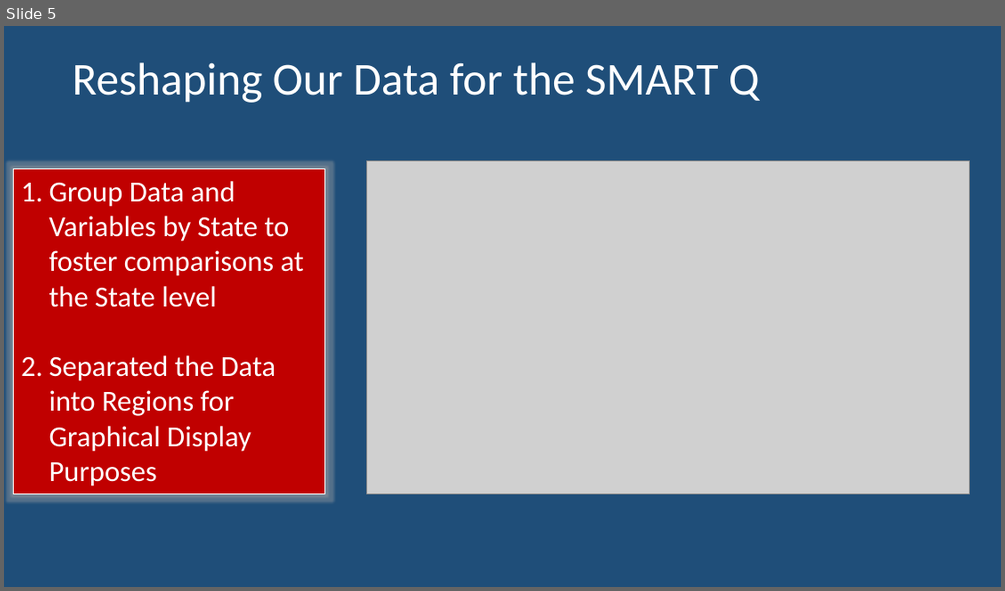
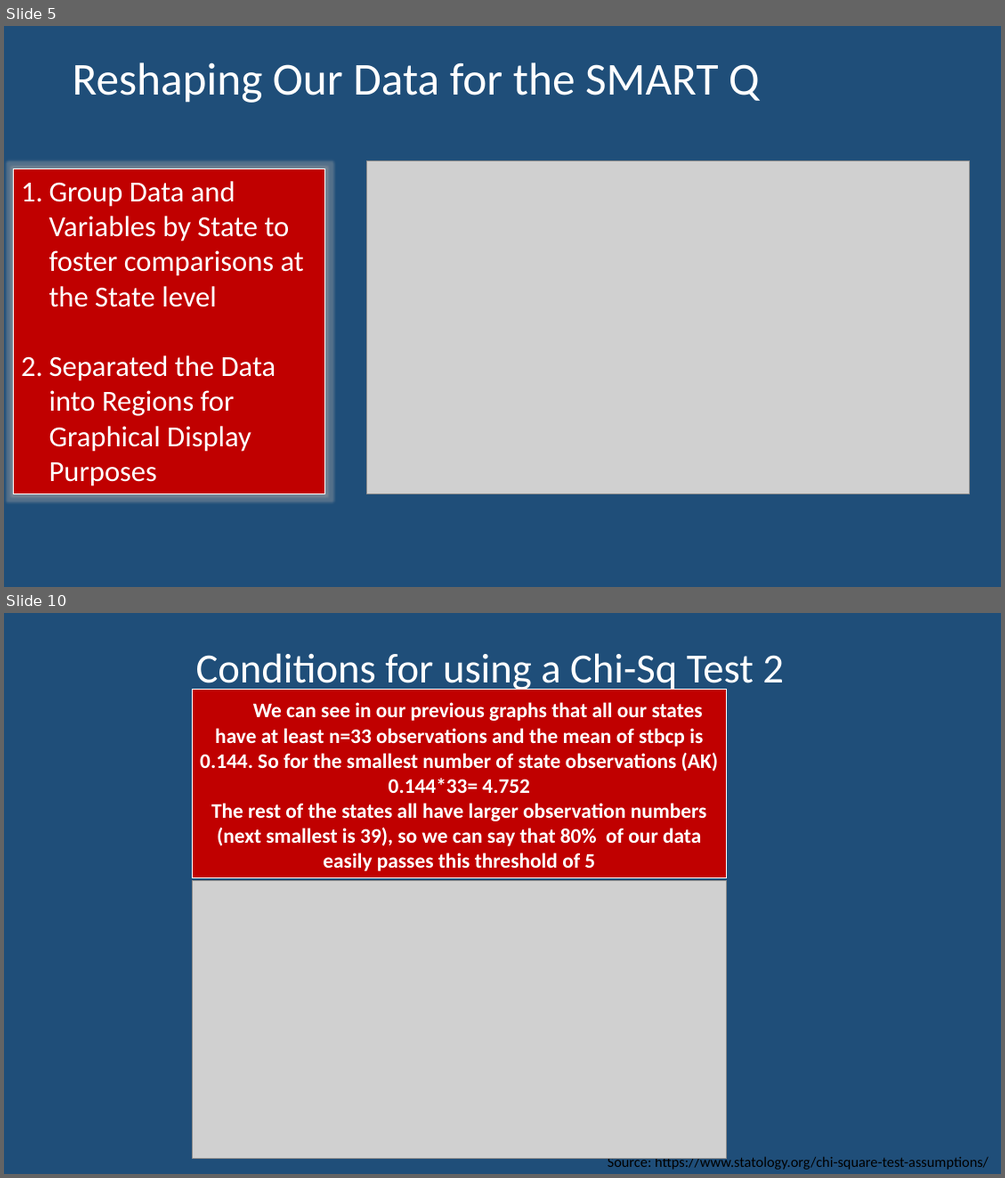
Before and after one commit to awinkhater/Dats6101_Team3, a slide deck: PPT for Intro to Data Science.pptx. Shown one above the other, each under a label of ours: slide 5 before the commit, slides 5 and 10 after it; the slides between them are not shown. The pictures are 1005x591 and 1005x1178 pixels, drawn with LibreOffice and Linux fonts; fonts in the diff are those of the drawing; grey boxes stand for pictures. Boxes give left, top, right and bottom in pixels: in the first picture for what was removed or moved away, otherwise in the second. Text is boxed around its words. In the diff, an @@ line names an element or a change of style, - is before the commit and + after.

```diff
--- a/PPT for Intro to Data Science.pptx
+++ b/PPT for Intro to Data Science.pptx
@@ slide 10 added at (4, 613, 1001, 1174), background #1F4E79 @@
@@ title added at (196, 653, 784, 693), 40 pt, text #FFFFFF @@
+Conditions for using a Chi-Sq Test 2
@@ rectangle added at (193, 690, 727, 877), fill #C00000, outline #FFFFFF 0.75 pt, 20 pt, text #FFFFFF, bold @@
+We can see in our previous graphs that all our states have at least n=33 observations and the mean of stbcp is 0.144. So for the smallest number of state observations (AK)
+0.144*33= 4.752
+The rest of the states all have larger observation numbers (next smallest is 39), so we can say that 80% of our data easily passes this threshold of 5
@@ picture added at (193, 880, 727, 1159) @@
@@ text added at (607, 1155, 988, 1169), 14 pt, text #000000 @@
+Source: https://www.statology.org/chi-square-test-assumptions/
```
Also in this commit, not shown: 1 slide changed, 6 other slides added, 4 other files.
